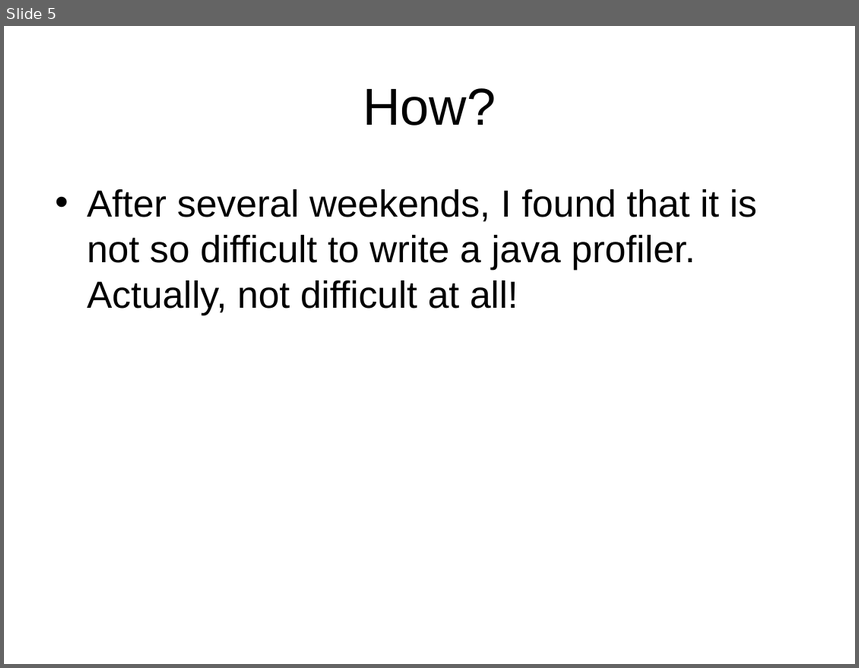
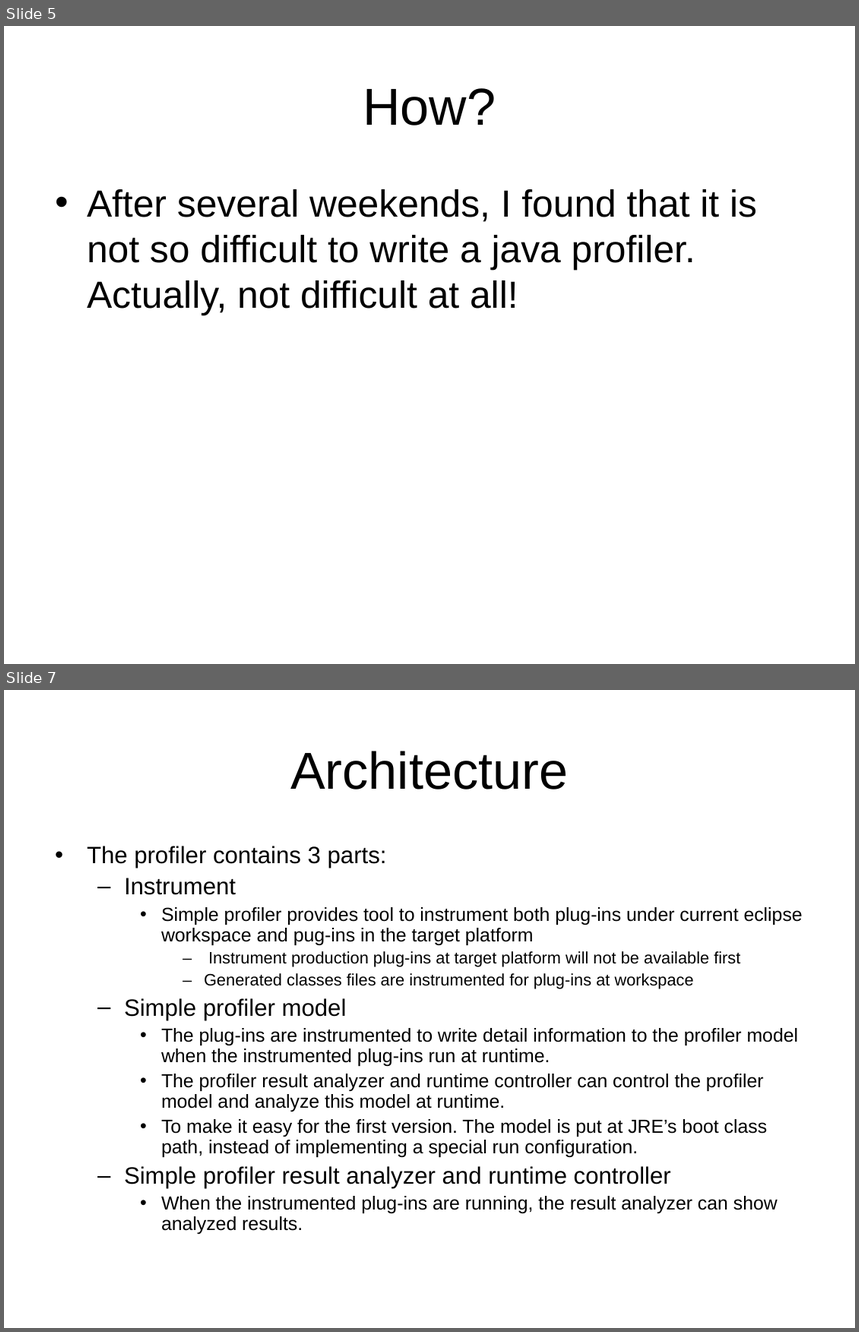
Before and after one commit to xufengbing/simpleprofiler, a slide deck: com.googlecode.simpleprofiler/SimpleProfiler.ppt. Shown one above the other, each under a label of ours: slide 5 before the commit, slides 5 and 7 after it; the slides between them are not shown. The pictures are 859x668 and 859x1332 pixels, drawn with LibreOffice and Linux fonts; fonts in the diff are those of the drawing. Boxes give left, top, right and bottom in pixels: in the first picture for what was removed or moved away, otherwise in the second. Text is boxed around its words. In the diff, an @@ line names an element or a change of style, - is before the commit and + after.

```diff
--- a/com.googlecode.simpleprofiler/SimpleProfiler.ppt
+++ b/com.googlecode.simpleprofiler/SimpleProfiler.ppt
@@ slide 7 added at (4, 690, 855, 1328), background #FFFFFF @@
@@ title added at (291, 751, 568, 790), 44 pt, text #000000 @@
+Architecture
@@ text added at (87, 846, 803, 1234), 16 pt, text #000000 @@
+• The profiler contains 3 parts:
+  – Instrument
+    • Simple profiler provides tool to instrument both plug-ins under current eclipse workspace and pug-ins in the target platform
+      – Instrument production plug-ins at target platform will not be available first
+      – Generated classes files are instrumented for plug-ins at workspace
+  – Simple profiler model
+    • The plug-ins are instrumented to write detail information to the profiler model when the instrumented plug-ins run at runtime.
+    • The profiler result analyzer and runtime controller can control the profiler model and analyze this model at runtime.
+    • To make it easy for the first version. The model is put at JRE’s boot class path, instead of implementing a special run configuration.
+  – Simple profiler result analyzer and runtime controller
+    • When the instrumented plug-ins are running, the result analyzer can show analyzed results.
```
Also in this commit, not shown: 3 other slides added, 2 other files.
